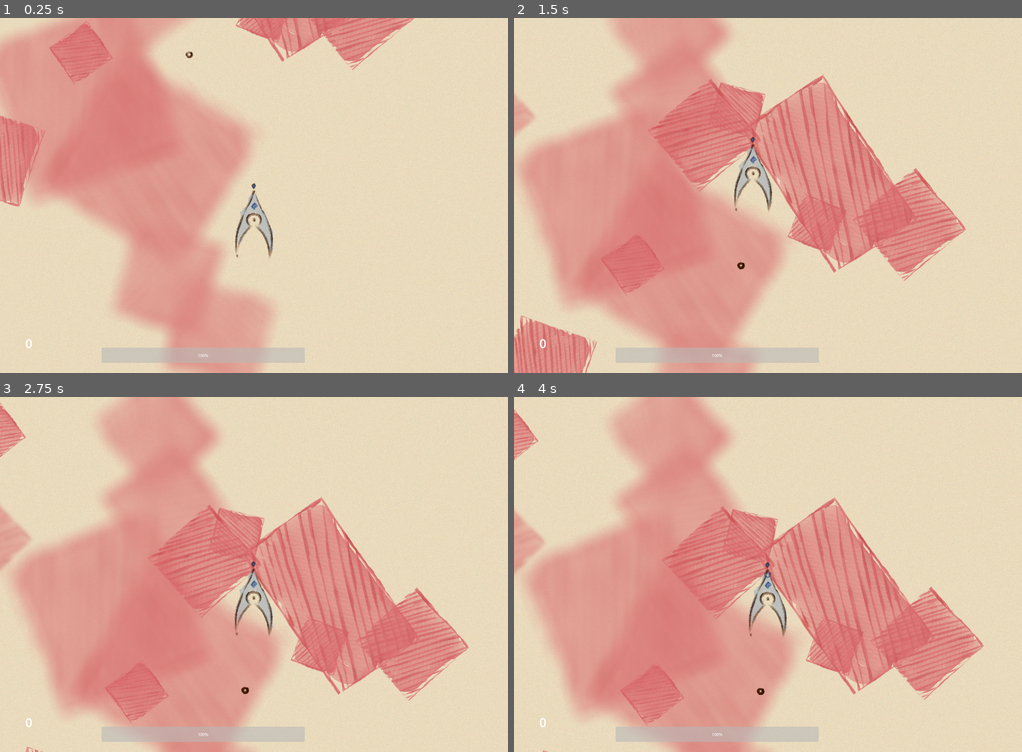
Above: before the commit, frames 1-4 (two rows, left to right).
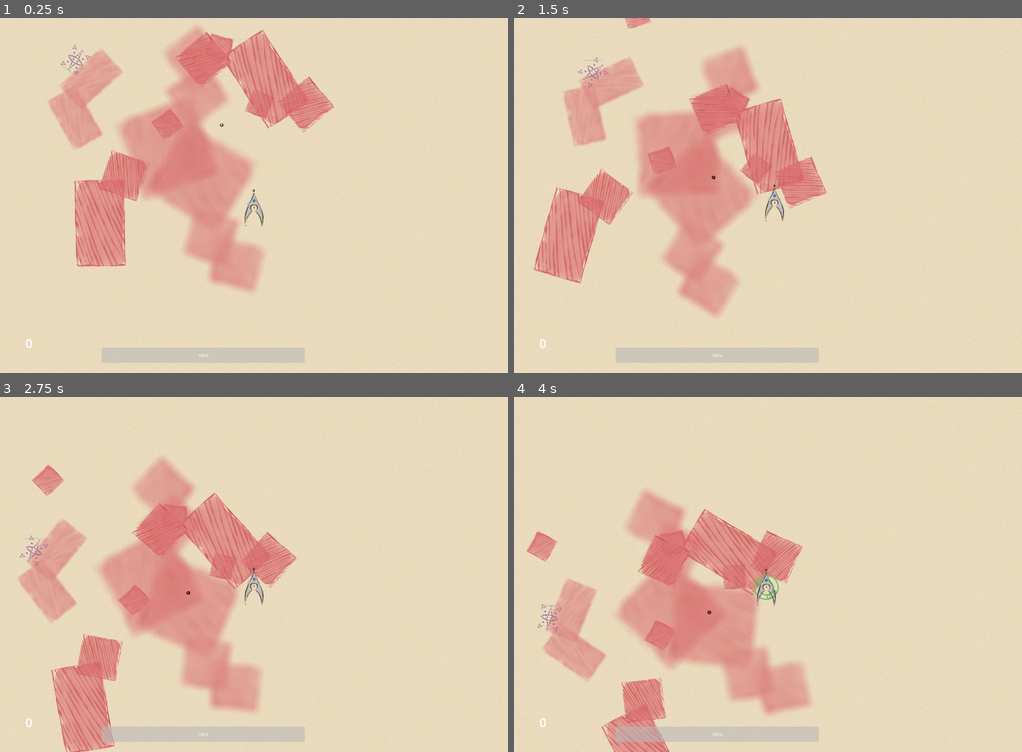
Above: after the commit, the same moments.

Repository: AustereTriceratops/BulletHellEngine
Game: Godot game, scene res://levels/test_levels/environmentTest.tscn
Same seed, same stepped clock (60 frames per second), same inputs: the game is played once before the commit and once after it. This scene is started directly instead of the project's main scene.
Inputs (mouse positions are in pixels of both pictures, inside the frame that each line leads up to):
- Up to frame 1 (0.25 s): no input
- Up to frame 2 (1.5 s): tap Enter at 0.5 s; move the mouse to (793, 195) at 0.52 s; hold Shift (shift) 0.53-1.28 s; hold W (player_up) from 0.53 s (still down); tap F (blue_shield, bound only after the commit) at 0.8, 1.35 s; move the mouse to (742, 195) at 1.27 s
- Up to frame 3 (2.75 s): keep holding W (player_up); tap R (green_shield, bound only after the commit) at 1.55, 2.1 s; move the mouse to (264, 567) at 2.02 s; hold Shift (shift) from 2.03 s (still down)
- Up to frame 4 (4 s): keep holding W (player_up); move the mouse to (762, 581) at 2.77 s; release Shift (shift) at 2.78 s; tap Q (look_left) at 2.85 s; tap F (blue_shield, bound only after the commit) at 3.05 s; move the mouse to (803, 578) at 3.52 s; hold E (look_right) from 3.53 s (still down); tap R (green_shield, bound only after the commit) at 3.8 s

The runs differ from the first frame. In frame 1, 35% of the frame differs, in the area x 0-82%, y 0-100%; in frame 2, 40%, in the area x 0-89%, y 0-100%; in frame 3, 36%; in frame 4, 37%.
Error in both runs: Invalid access to property or key 'speed' on a base object of type 'RigidBody2D (bullet.gd)'. (res://enemies/towers/tower.gd:55)

Commit message:
shield system implemented

Diff:
--- a/bullets/Bullet.tscn
+++ b/bullets/Bullet.tscn
@@ -12,6 +12,7 @@
 collision_mask = 16
 script = ExtResource("1_gdrkw")
 particles = ExtResource("2_ub4nk")
+damageAmt = null
 
 [node name="DespawnTimer" type="Timer" parent="."]
 wait_time = 5.0
--- a/bullets/PlayerBullet.tscn
+++ b/bullets/PlayerBullet.tscn
@@ -11,6 +11,7 @@
 collision_mask = 16
 gravity_scale = 0.0
 script = ExtResource("1_rk0ym")
+damageAmt = null
 
 [node name="DespawnTimer" type="Timer" parent="."]
 wait_time = 5.0
--- /dev/null
+++ b/bullets/TypedBullet.tscn
@@ -0,0 +1,28 @@
+[gd_scene load_steps=5 format=3 uid="uid://02pey0ohbjub"]
+
+[ext_resource type="Script" path="res://bullets/bullet.gd" id="1_g3kmy"]
+[ext_resource type="PackedScene" uid="uid://c1jayvjn0h4cp" path="res://particles/BulletHit.tscn" id="2_3re3c"]
+[ext_resource type="Texture2D" uid="uid://cjfyjr60rvlw0" path="res://assets/typed_bullet_debug.png" id="3_s0a20"]
+
+[sub_resource type="CircleShape2D" id="CircleShape2D_v23sg"]
+radius = 25.0
+
+[node name="Bullet" type="RigidBody2D" groups=["enemy_bullets"]]
+collision_layer = 2
+collision_mask = 16
+script = ExtResource("1_g3kmy")
+particles = ExtResource("2_3re3c")
+
+[node name="DespawnTimer" type="Timer" parent="."]
+wait_time = 5.0
+autostart = true
+
+[node name="Sprite2D" type="Sprite2D" parent="."]
+scale = Vector2(0.25, 0.25)
+texture = ExtResource("3_s0a20")
+
+[node name="CollisionShape2D" type="CollisionShape2D" parent="."]
+visible = false
+shape = SubResource("CircleShape2D_v23sg")
+
+[connection signal="timeout" from="DespawnTimer" to="." method="_on_despawn_timer_timeout"]
--- a/bullets/bullet.gd
+++ b/bullets/bullet.gd
@@ -5,6 +5,7 @@
 
 var maxHits = 1
 var hits = 0
+var bulletType = null
 
 # ========================
 # ==== CUSTOM METHODS ====
@@ -18,6 +19,16 @@
     hits += 1
     if hits >= maxHits:
         queue_free()
+
+func setType(bulletType_: String):
+    bulletType = bulletType_
+
+    if bulletType == "blue":
+        set_modulate(Color(0.278, 0.694, 0.714))
+    elif bulletType == "red":
+        set_modulate(Color(0.754, 0.295, 0.418))
+    elif bulletType == "green":
+        set_modulate(Color(0.447, 0.745, 0.424))
 
 
 # ========================
--- /dev/null
+++ b/levels/test_levels/ShieldTesting.tscn
@@ -0,0 +1,35 @@
+[gd_scene load_steps=4 format=3 uid="uid://biaqsyme5n6v3"]
+
+[ext_resource type="Script" path="res://levels/level.gd" id="1_h61y8"]
+[ext_resource type="Script" path="res://levels/test_levels/bullet_spawner.gd" id="2_48fe6"]
+[ext_resource type="Texture2D" uid="uid://beu32vasy8605" path="res://assets/background2.png" id="2_q4e4c"]
+
+[node name="Level" type="Node2D"]
+script = ExtResource("1_h61y8")
+
+[node name="Spawners" type="Node" parent="."]
+
+[node name="PlayerSpawn" type="Node2D" parent="Spawners"]
+
+[node name="BulletSpawner" type="Node2D" parent="Spawners"]
+position = Vector2(0, -1000)
+script = ExtResource("2_48fe6")
+
+[node name="LongTimer" type="Timer" parent="Spawners/BulletSpawner"]
+wait_time = 7.2
+autostart = true
+
+[node name="ShortTimer" type="Timer" parent="Spawners/BulletSpawner"]
+wait_time = 1.2
+
+[node name="Environment" type="Node2D" parent="."]
+
+[node name="Sprite2D" type="Sprite2D" parent="Environment"]
+modulate = Color(0.760784, 0.890196, 0.713726, 1)
+texture_repeat = 2
+texture = ExtResource("2_q4e4c")
+region_enabled = true
+region_rect = Rect2(0, 0, 100000, 100000)
+
+[connection signal="timeout" from="Spawners/BulletSpawner/LongTimer" to="Spawners/BulletSpawner" method="_on_long_timer_timeout"]
+[connection signal="timeout" from="Spawners/BulletSpawner/ShortTimer" to="Spawners/BulletSpawner" method="_on_short_timer_timeout"]
--- /dev/null
+++ b/levels/test_levels/bullet_spawner.gd
@@ -0,0 +1,53 @@
+extends Node2D
+
+@export var bulletScene: PackedScene = preload('res://bullets/TypedBullet.tscn')
+
+@onready var mainNode = get_tree().get_root().get_node('Level')
+@onready var bulletsNode
+
+var bulletDamage = 20
+var bulletSpeed = 800
+
+var count = 0
+
+func _on_long_timer_timeout() -> void:
+    $ShortTimer.start()
+
+
+func _on_short_timer_timeout() -> void:
+    spawn_bullet()
+
+    count += 1
+
+    if count > 2:
+        $ShortTimer.stop()
+        count = 0
+
+
+func spawn_bullet():
+
+    var bulletType
+    if count == 0:
+        bulletType = "blue"
+    elif count == 1:
+        bulletType = "red"
+    elif count == 2:
+        bulletType = "green"
+
+
+    var bulletVelocity = bulletSpeed * global_transform.y
+
+    for i in range(100):
+        var bullet = bulletScene.instantiate()
+        bullet.setType(bulletType)
+        bullet.damageAmt = bulletDamage
+        var bulletPosition = position + 40*(i - 50) * global_transform.x
+        bullet.initialize(bulletPosition, bulletVelocity)
+
+        bulletsNode.add_child(bullet)
+
+func _ready():
+    mainNode.ready.connect(_on_main_ready)
+
+func _on_main_ready():
+    bulletsNode = mainNode.get_node("Enemies/EnemyBullets")
--- a/player/Player.tscn
+++ b/player/Player.tscn
@@ -6,6 +6,7 @@
 [ext_resource type="PackedScene" uid="uid://dlqarjxe5lqhn" path="res://player/PlayerCamera.tscn" id="4_6fikn"]
 [ext_resource type="Shader" uid="uid://gpq4gjh1mypu" path="res://enemies/HitFlash.tres" id="4_avjhy"]
 [ext_resource type="Texture2D" uid="uid://bpslfxbw2hffk" path="res://player/assets/ship_2.png" id="5_qw54r"]
+[ext_resource type="Texture2D" uid="uid://ccxtkncy5bfj8" path="res://assets/shield_debug.png" id="6_chxkk"]
 
 [sub_resource type="ShaderMaterial" id="ShaderMaterial_eax24"]
 shader = ExtResource("4_avjhy")
@@ -67,6 +68,11 @@
 material = SubResource("ShaderMaterial_eax24")
 texture = ExtResource("5_qw54r")
 
+[node name="Shield" type="Sprite2D" parent="Sprite"]
+visible = false
+show_behind_parent = true
+texture = ExtResource("6_chxkk")
+
 [node name="BulletSpawnTimer" type="Timer" parent="."]
 autostart = true
 
@@ -82,6 +88,7 @@
 polygon = PackedVector2Array(-0.25, -14.7143, -14.75, 4, -17.5, 15.7143, 0, 0.285714, 17, 16, 15.5, 4.14286)
 
 [node name="PlayerCamera" parent="." instance=ExtResource("4_6fikn")]
+zoom = Vector2(0.5, 0.5)
 
 [node name="Ray" type="RayCast2D" parent="."]
 target_position = Vector2(0, -1000)
--- a/player/player.gd
+++ b/player/player.gd
@@ -6,16 +6,18 @@
 
 @export var bulletScene: PackedScene
 var bulletDamage = 10
-var bulletSpeed = 600
+var bulletSpeed = 1000
 var speed = 800
-var rotationSpeed = 0.03
+var rotationSpeed = 0.003
 var invincible = false
 var hasLaser = false
 var bulletInterval = 0.2
 var maxBulletHits = 5
+var recoveryTime = 0.4
+var active = false
 
 var health = 100
-var recoveryTime = 0.4
+var activeShield = "red"
 
 @onready var mainNode = get_tree().get_root().get_node('Level')
 @onready var bulletsNode = get_tree().get_root().get_node("Level/PlayerBullets")
@@ -53,20 +55,38 @@
     bullet.damageAmt = bulletDamage
     bullet.maxHits = maxBulletHits
     var forward = -global_transform.y
-    var bulletVelocity = velocity + bulletSpeed * forward
+
+    var velocityFac
+
+    if (forward.dot(velocity) > 0):
+        velocityFac = velocity * forward.normalized().dot(velocity.normalized())
+    else:
+        velocityFac = Vector2(0, 0)
+
+    var bulletVelocity = velocityFac + bulletSpeed * forward
     bullet.initialize(position + 100*forward, bulletVelocity)
+
+func set_active_shield(type: String):
+    activeShield = type
+
+    var shield = $Sprite/Shield
+    shield.visible = true
+
+    if activeShield == "blue":
+        shield.set_modulate(Color(0.278, 0.694, 0.714))
+    elif activeShield == "red":
+        shield.set_modulate(Color(0.754, 0.295, 0.418))
+    elif activeShield == "green":
+        shield.set_modulate(Color(0.447, 0.745, 0.424))
+    else:
+        shield.visible = false
 
 
 func handle_mouse_input(event):
     if event is InputEventMouseMotion and !mainNode.paused:
-        if event.relative.x > 0:
-            self.rotate(rotationSpeed)
-            $PlayerCamera.update_rotation(rotation)
-            rotated.emit(rotation)
-        elif event.relative.x < 0:
-            self.rotate(-rotationSpeed)
-            $PlayerCamera.update_rotation(rotation)
-            rotated.emit(rotation)
+        self.rotate(event.relative.x * rotationSpeed)
+        $PlayerCamera.update_rotation(rotation)
+        rotated.emit(rotation)
 
 # ========================
 # ===== NODE METHODS =====
@@ -113,13 +133,15 @@
         var direction = movementVec.normalized()
 
         velocity = speed * direction * speedMultiplier
-        move_and_slide()
         moved.emit(position)
+    else:
+        velocity = Vector2(0, 0)
 
     if playerRotated and !mainNode.paused:
         $PlayerCamera.update_rotation(rotation)
         rotated.emit(rotation)
 
+    move_and_slide()
     t += delta
 
 func _physics_process(delta):
@@ -158,6 +180,22 @@
             $Sprite, 'rotation', 0.2, 0.3
         ).set_trans(Tween.TRANS_CUBIC).set_ease(Tween.EASE_OUT)
 
+    if Input.is_action_just_pressed("red_shield"):
+        if activeShield == "red":
+            set_active_shield("")
+        else:
+            set_active_shield("red")
+    if Input.is_action_just_pressed("green_shield"):
+        if activeShield == "green":
+            set_active_shield("")
+        else:
+            set_active_shield("green")
+    if Input.is_action_just_pressed("blue_shield"):
+        if activeShield == "blue":
+            set_active_shield("")
+        else:
+            set_active_shield("blue")
+
 
 # ========================
 # ====== RECIEVERS =======
@@ -166,22 +204,25 @@
 
 func _on_hitbox_body_entered(body):
     if body.is_in_group("enemy_bullets"):
-        damage(body.damageAmt)
-
-        # spawn particles
-        var particles = body.particles.instantiate();
-        particlesNode.add_child(particles);
-
-        var direction = -1 * body.linear_velocity.normalized()
-        particles.initialize(body.position, direction)
-        particles.emitting=true;
-
-        # finally, remove the bullet that hit the player from the game
-        body.queue_free()
+        if !(body.bulletType == activeShield):
+            damage(body.damageAmt)
+
+            # spawn particles
+            var particles = body.particles.instantiate();
+            particlesNode.add_child(particles);
+
+            var direction = -1 * body.linear_velocity.normalized()
+            particles.initialize(body.position, direction)
+            particles.emitting=true;
+
+            # finally, remove the bullet that hit the player from the game
+            body.queue_free()
+
     elif body.is_in_group('pickups'):
         health += 5
         health_changed.emit(health, 5)
         body.queue_free()
 
 func _on_bullet_spawn_timer_timeout():
-    spawn_bullet()
+    if active:
+        spawn_bullet()
--- a/project.godot
+++ b/project.godot
@@ -76,6 +76,21 @@
 , Object(InputEventKey,"resource_local_to_scene":false,"resource_name":"","device":-1,"window_id":0,"alt_pressed":false …(186 unchanged characters)…
 ]
 }
+red_shield={
+"deadzone": 0.5,
+"events": [Object(InputEventKey,"resource_local_to_scene":false,"resource_name":"","device":-1,"window_id":0,"alt_pressed":false,"shift_pressed":false,"ctrl_pressed":false,"meta_pressed":false,"pressed":false,"keycode":0,"physical_keycode":69,"key_label":0,"unicode":101,"location":0,"echo":false,"script":null)
+]
+}
+green_shield={
+"deadzone": 0.5,
+"events": [Object(InputEventKey,"resource_local_to_scene":false,"resource_name":"","device":-1,"window_id":0,"alt_pressed":false,"shift_pressed":false,"ctrl_pressed":false,"meta_pressed":false,"pressed":false,"keycode":0,"physical_keycode":82,"key_label":0,"unicode":114,"location":0,"echo":false,"script":null)
+]
+}
+blue_shield={
+"deadzone": 0.5,
+"events": [Object(InputEventKey,"resource_local_to_scene":false,"resource_name":"","device":-1,"window_id":0,"alt_pressed":false,"shift_pressed":false,"ctrl_pressed":false,"meta_pressed":false,"pressed":false,"keycode":0,"physical_keycode":70,"key_label":0,"unicode":102,"location":0,"echo":false,"script":null)
+]
+}
 
 [layer_names]
 
Not shown, changed: TODO.txt
Binary file added: assets/shield_debug.png
Binary file added: assets/typed_bullet_debug.png
Not shown: 1 places in player/Player.tscn that only renumber resources
